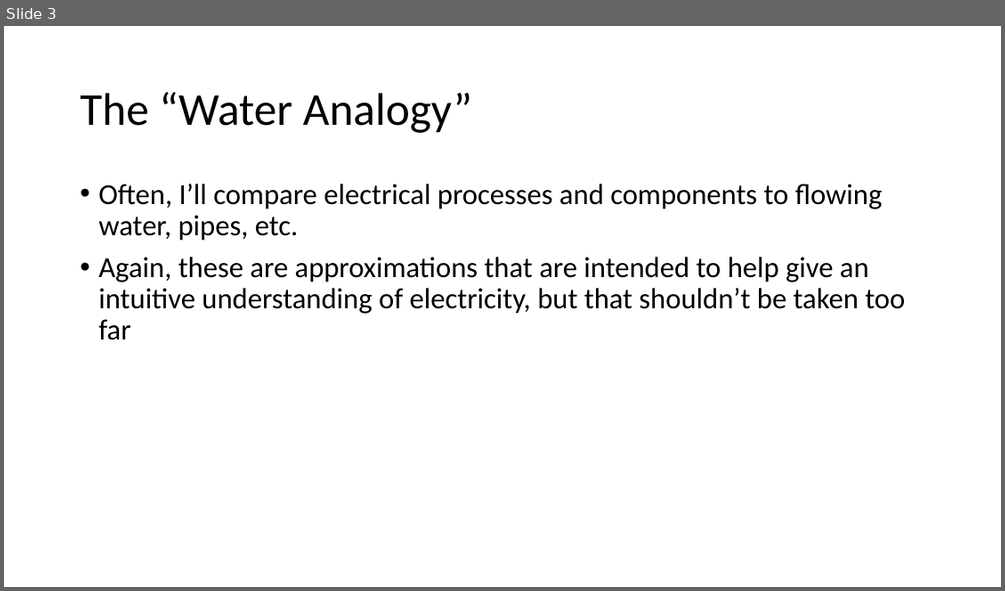
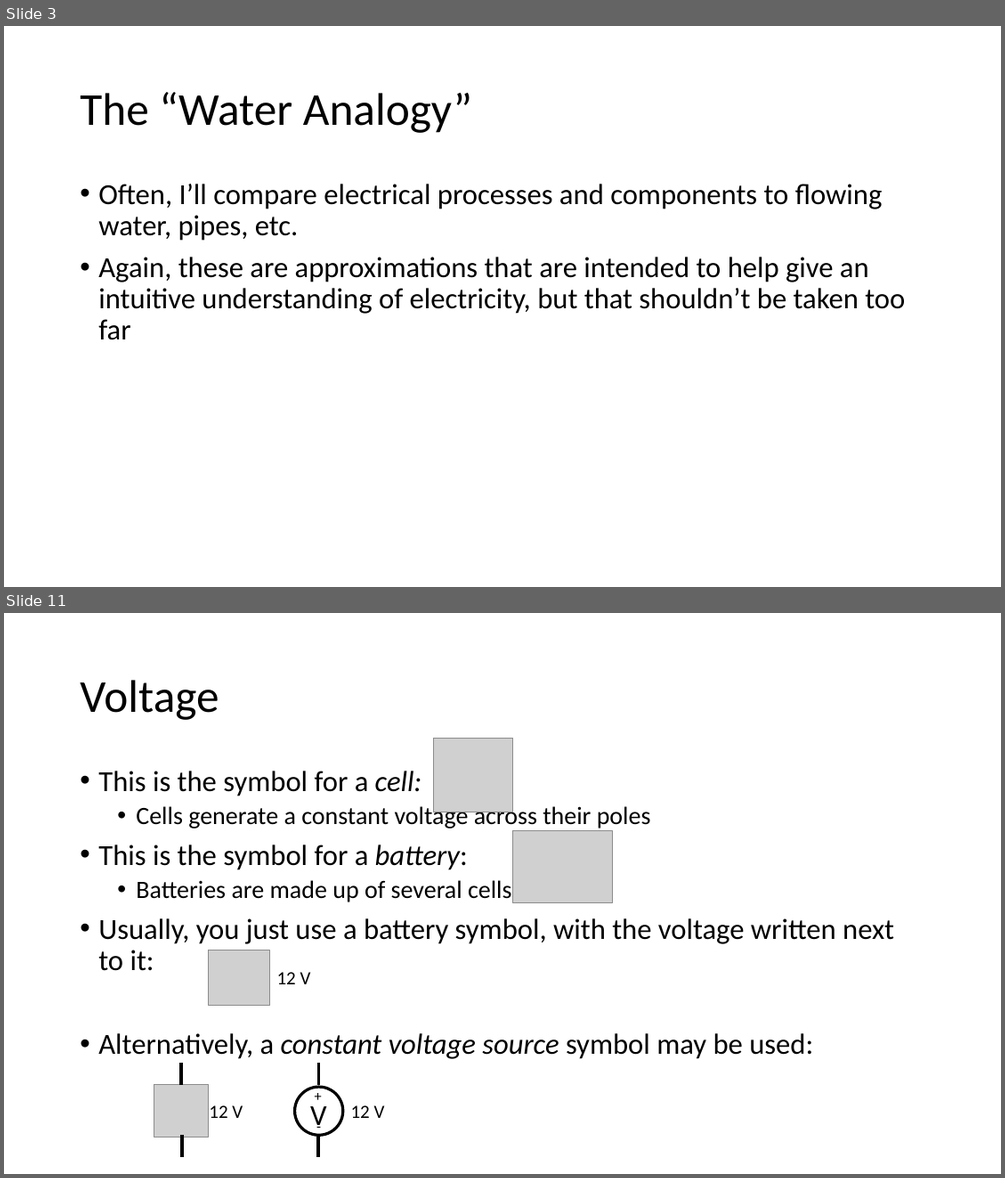
Before and after one commit to carlosgj/FRC-Training, a slide deck: Electronics 101.pptx. Shown one above the other, each under a label of ours: slide 3 before the commit, slides 3 and 11 after it; the slides between them are not shown. The pictures are 1005x591 and 1005x1178 pixels, drawn with LibreOffice and Linux fonts; fonts in the diff are those of the drawing; grey boxes stand for pictures. Boxes give left, top, right and bottom in pixels: in the first picture for what was removed or moved away, otherwise in the second. Text is boxed around its words. In the diff, an @@ line names an element or a change of style, - is before the commit and + after.

```diff
--- a/Electronics 101.pptx
+++ b/Electronics 101.pptx
@@ slide 11 added at (x1=4, y1=613, x2=1001, y2=1174), background #FFFFFF @@
@@ title added at (x1=80, y1=680, x2=218, y2=720), 44 pt, text #000000 @@
+Voltage
@@ picture added at (x1=433, y1=738, x2=512, y2=811) @@
@@ text added at (x1=98, y1=771, x2=894, y2=1059), 28 pt, text #000000 @@
+• This is the symbol for a cell:
+  • Cells generate a constant voltage across their poles
+• This is the symbol for a battery:
+  • Batteries are made up of several cells
+• Usually, you just use a battery symbol, with the voltage written next to it:
+• Alternatively, a constant voltage source symbol may be used:
@@ picture added at (x1=513, y1=831, x2=613, y2=903) @@
@@ picture added at (x1=208, y1=950, x2=269, y2=1005) @@
@@ text added at (x1=277, y1=972, x2=311, y2=984), 18 pt, text #000000 @@
+12 V
@@ line added from (181, 1062) to (181, 1085), #000000 3 pt @@
@@ line added from (319, 1062) to (319, 1085), #000000 3 pt @@
@@ picture added at (x1=154, y1=1085, x2=208, y2=1137) @@
@@ ellipse added at (x1=295, y1=1086, x2=343, y2=1135), outline #000000 2.75 pt @@
@@ text added at (x1=307, y1=1083, x2=329, y2=1108), 14 pt, text #000000 @@
++
@@ text added at (x1=209, y1=1105, x2=243, y2=1118), 18 pt, text #000000 @@
+12 V
@@ text added at (x1=309, y1=1113, x2=330, y2=1139), 14 pt, text #000000 @@
+-
@@ text added at (x1=310, y1=1106, x2=327, y2=1127), 28 pt, text #000000 @@
+V
@@ text added at (x1=351, y1=1105, x2=385, y2=1118), 18 pt, text #000000 @@
+12 V
@@ line added from (182, 1135) to (182, 1157), #000000 3 pt @@
@@ line added from (318, 1135) to (318, 1157), #000000 3 pt @@
```
Also in this commit, not shown: 4 slides changed, 10 other slides added.
